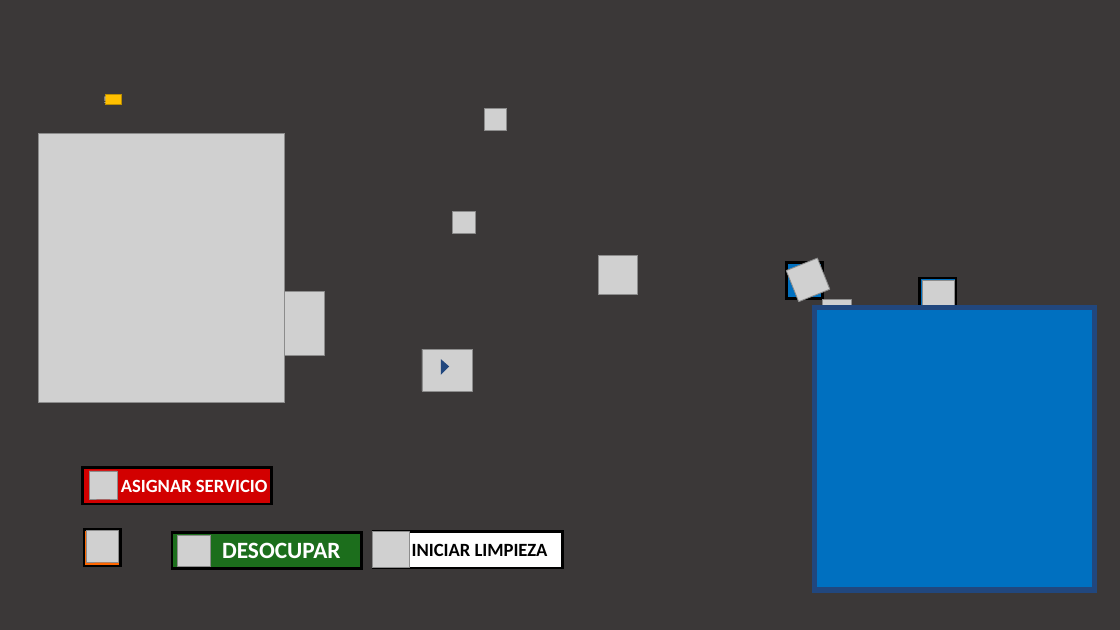
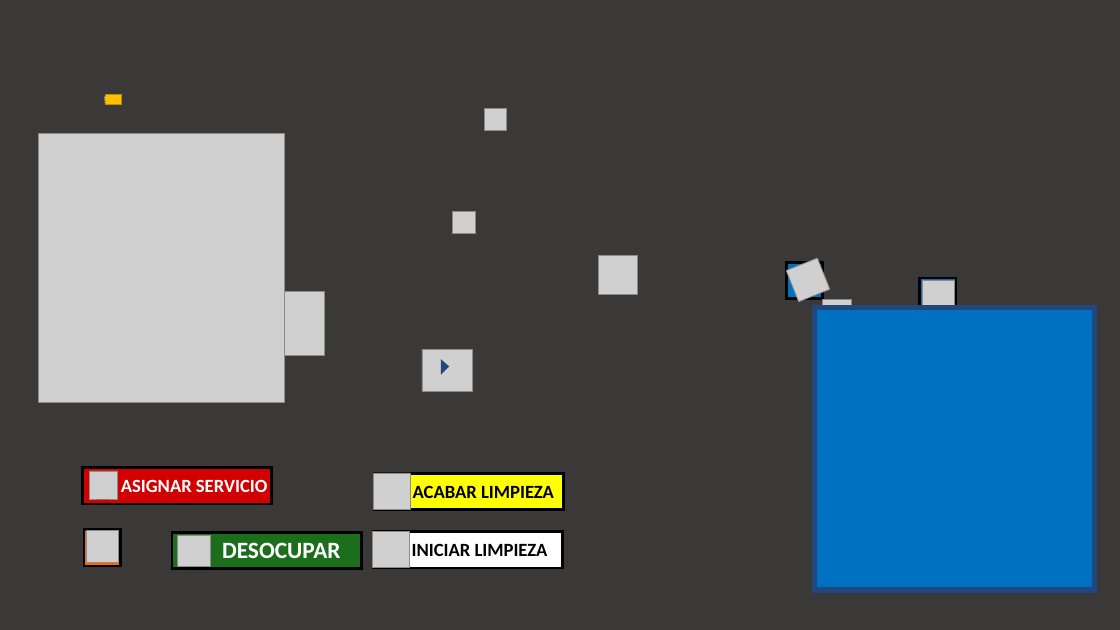
Before and after one commit to edisonude/puertacontrol, a slide deck: slide 4 of doc/designs.pptx. Drawn at 1120x630 pixels with LibreOffice and Linux fonts; fonts in the diff are those of the drawing; grey boxes stand for pictures; background and template pictures are left out. Boxes give left, top, right and bottom in pixels: in the first picture for what was removed or moved away, otherwise in the second. Text is boxed around its words. In the diff, an @@ line names an element or a change of style, - is before the commit and + after.

```diff
--- a/doc/designs.pptx
+++ b/doc/designs.pptx
@@ rectangle added at [374, 473, 564, 509], fill #FFFF00, outline #000000 2.25 pt @@
@@ picture added at [374, 473, 411, 510] @@
@@ text added at [413, 485, 554, 498], 16 pt, text #000000, bold @@
+ACABAR LIMPIEZA
```
Also in this commit, not shown: 1 other file.
